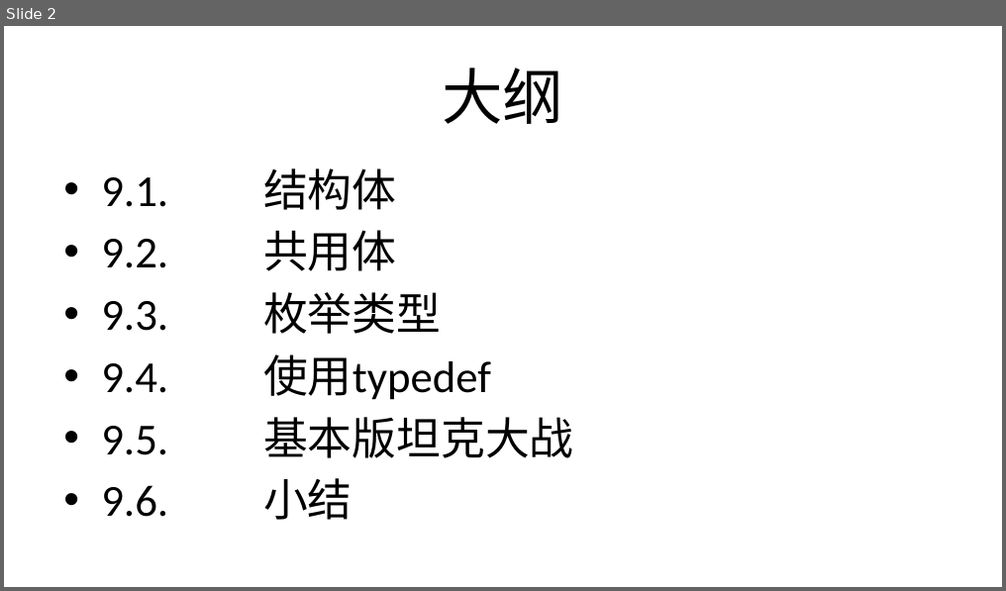
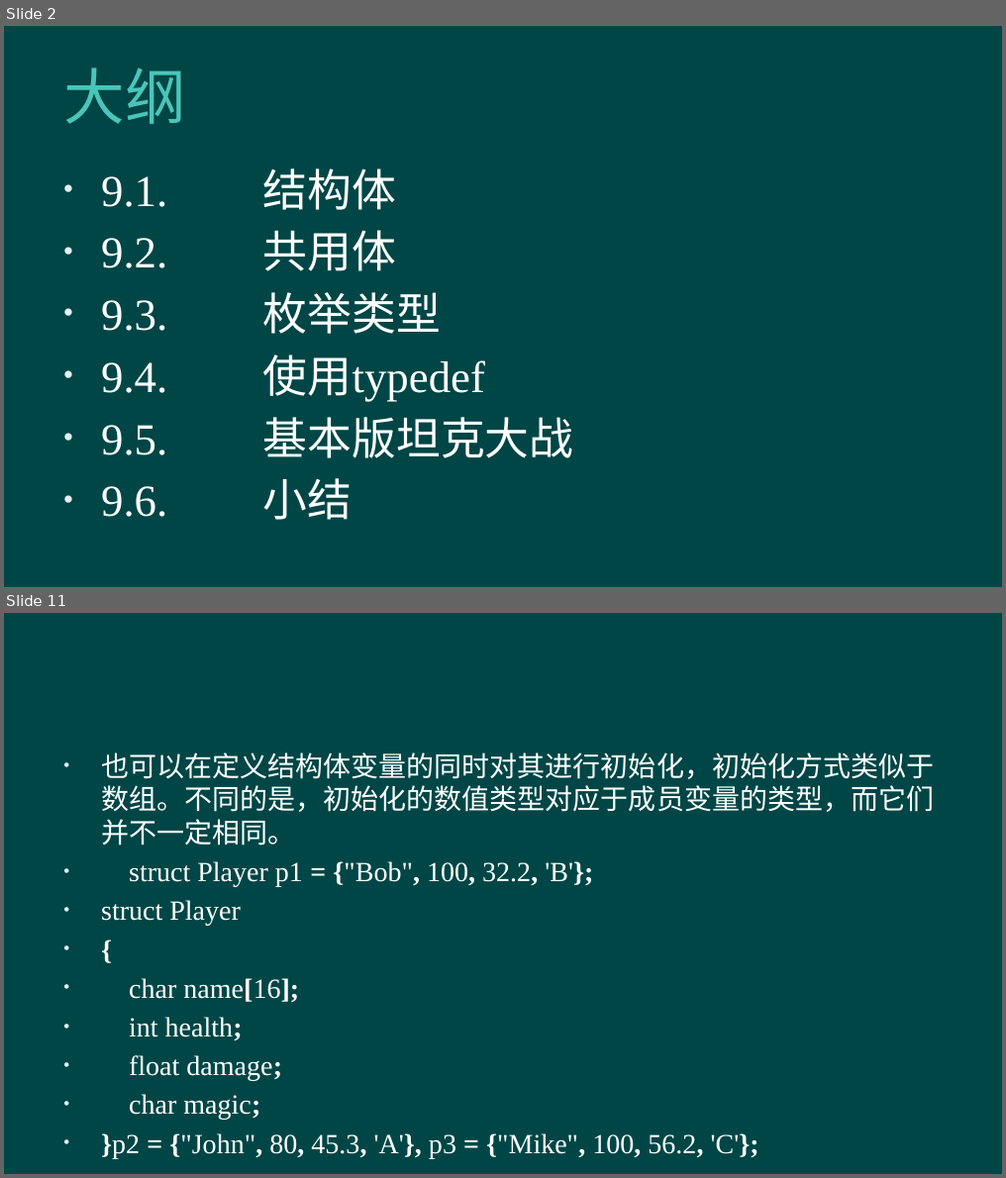
Before and after one commit to hanhonglei/Course_BasicGameProgramming, a slide deck: 第9章 用户自定义数据类型/第9章 用户自定义数据类型.pptx. Shown one above the other, each under a label of ours: slide 2 before the commit, slides 2 and 11 after it; the slides between them are not shown. The pictures are 1006x591 and 1006x1178 pixels, drawn with LibreOffice and Linux fonts; fonts in the diff are those of the drawing; background and template pictures are left out. Boxes give left, top, right and bottom in pixels: in the first picture for what was removed or moved away, otherwise in the second. Text is boxed around its words. In the diff, an @@ line names an element or a change of style, - is before the commit and + after.

```diff
--- a/第9章 用户自定义数据类型/第9章 用户自定义数据类型.pptx
+++ b/第9章 用户自定义数据类型/第9章 用户自定义数据类型.pptx
@@ slide 11 added at (4,613,1002,1174), background #004646 @@
@@ text added at (101,753,934,1158), 20 pt, text #FFFFFF @@
+• 也可以在定义结构体变量的同时对其进行初始化，初始化方式类似于数组。不同的是，初始化的数值类型对应于成员变量的类型，而它们并不一定相同。
+• struct Player p1 = {"Bob", 100, 32.2, 'B'};
+• struct Player
+• {
+• char name[16];
+• int health;
+• float damage;
+• char magic;
+• }p2 = {"John", 80, 45.3, 'A'}, p3 = {"Mike", 100, 56.2, 'C'};
@@ slide 2 changed as well @@
@@ background #FFFFFF to #004646 @@
@@ title "大纲" at (63,68,186,124): font Calibri to Arial, text colour #000000 to #4BC5B9, letter spacing 0 to 0.5 pt; alignment centre to left @@
@@ text "9.1. 结构体" at (101,169,574,520): font Calibri to Times New Roman, text colour #000000 to #FFFFFF @@
```
Also in this commit, not shown: 1 other slide changed, 38 other slides added, 2 other files.
